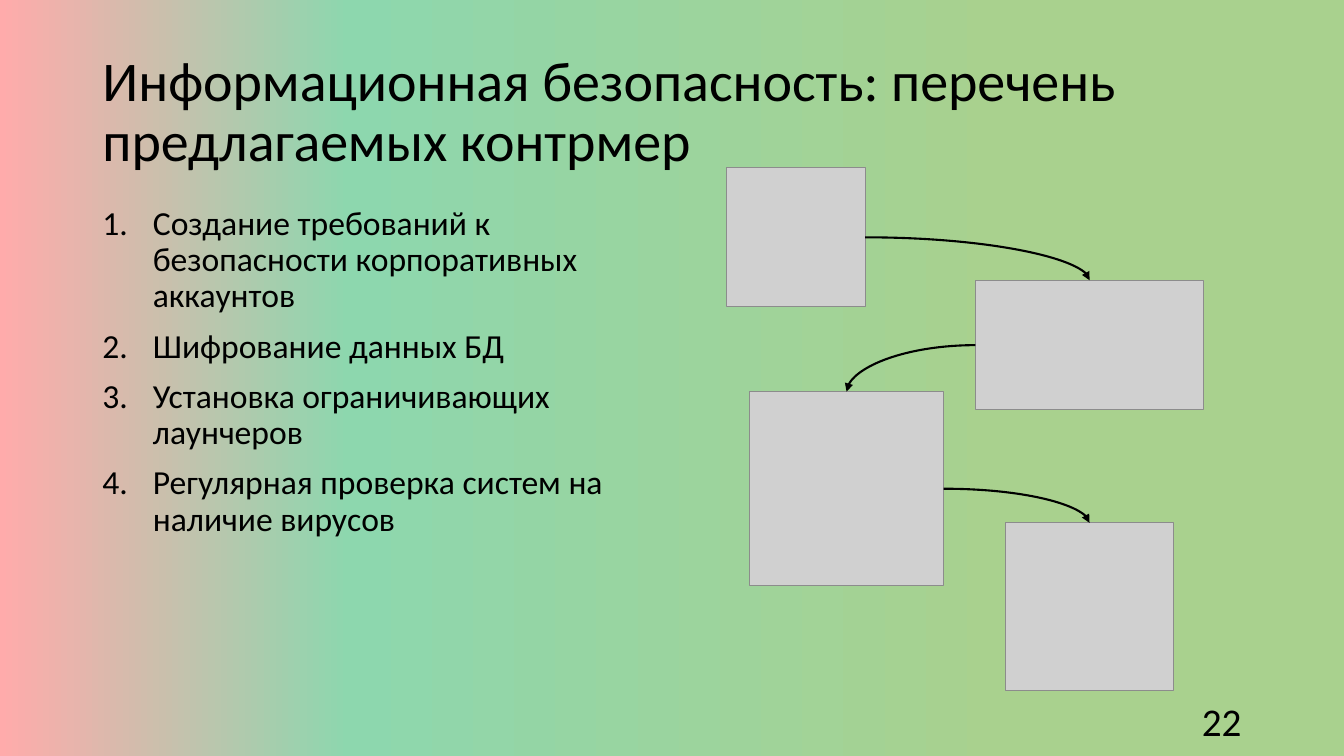
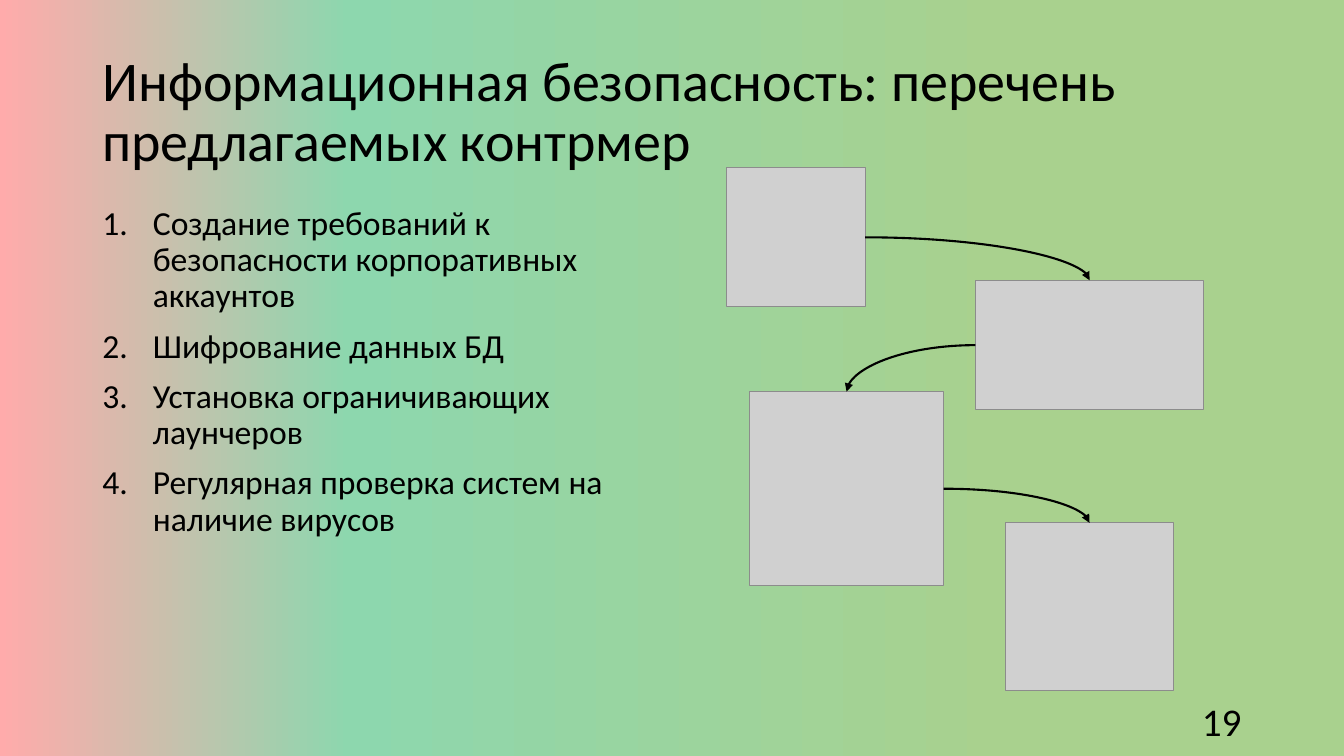
Before and after one commit to churakovra/graduateWork, a slide deck: slide 25 of product/vkr_pres.pptx (slide 22 before the commit). Drawn at 1344x756 pixels with LibreOffice and Linux fonts; fonts in the diff are those of the drawing; grey boxes stand for pictures. Boxes give left, top, right and bottom in pixels: in the first picture for what was removed or moved away, otherwise in the second. Text is boxed around its words. In the diff, an @@ line names an element or a change of style, - is before the commit and + after.

```diff
--- a/product/vkr_pres.pptx
+++ b/product/vkr_pres.pptx
@@ text at <box>1202,710,1242,736</box>: text changed @@
-22
+19
```
Also in this commit, not shown: 13 other slides changed, 4 slides added, 1 slide removed, 13 other files.
